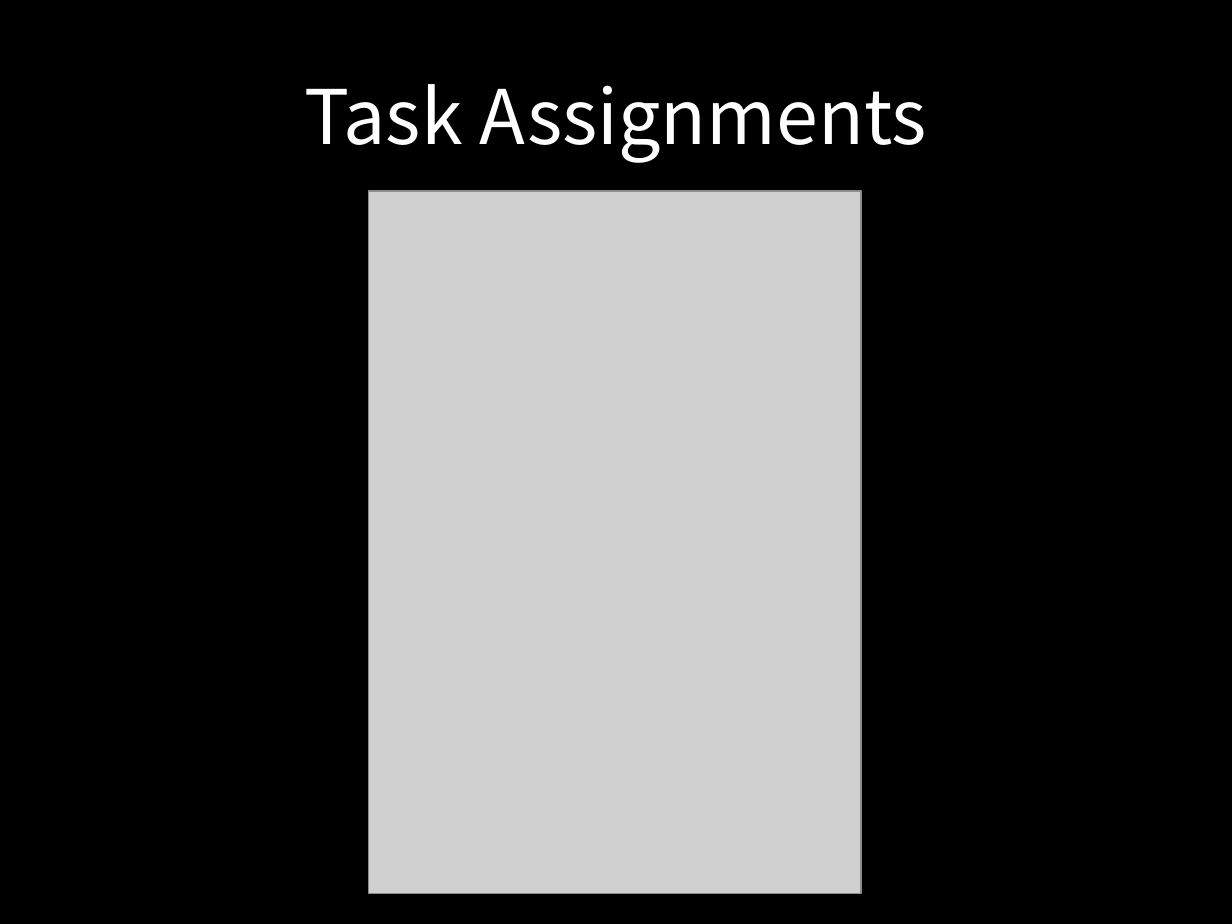
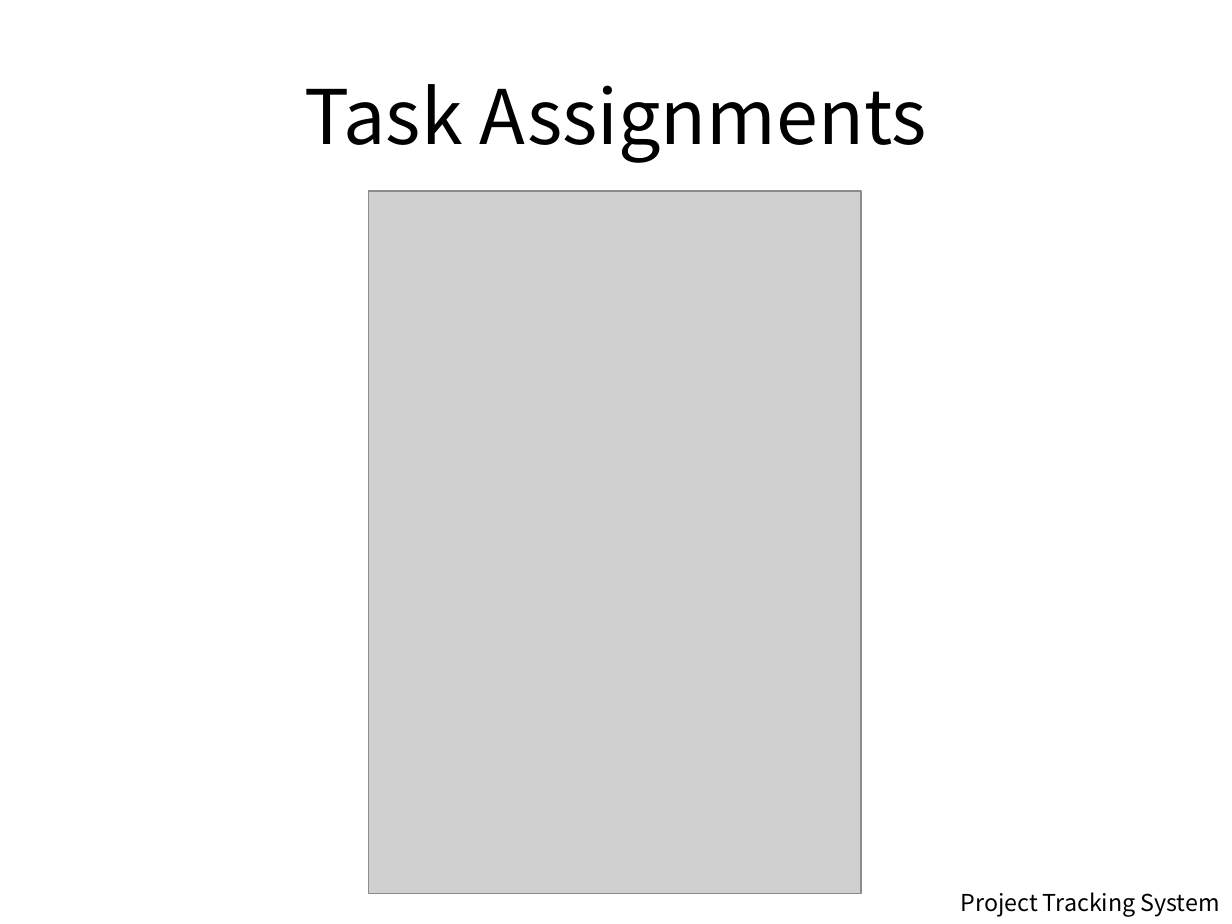
Before and after one commit to LutherTsaiTW/2015SoftwareEngineering, a slide deck: slide 4 of Phase01_Doc/Presentation/Presentation_20151117.pptx (slide 3 before the commit). Drawn at 1232x924 pixels with LibreOffice and Linux fonts; fonts in the diff are those of the drawing; grey boxes stand for pictures. Boxes give left, top, right and bottom in pixels: in the first picture for what was removed or moved away, otherwise in the second. Text is boxed around its words. In the diff, an @@ line names an element or a change of style, - is before the commit and + after.

```diff
--- a/Phase01_Doc/Presentation/Presentation_20151117.pptx
+++ b/Phase01_Doc/Presentation/Presentation_20151117.pptx
@@ background #000000 to #FFFFFF @@
@@ title "Task Assignments" at (304,84,926,163): text colour #FFFFFF to #000000 @@
@@ text added at (961,892,1220,917), 13.6 pt, text #000000 @@
+Project Tracking System
```
Also in this commit, not shown: 6 other slides changed, 2 slides added, 1 slide removed, 2 other files.
